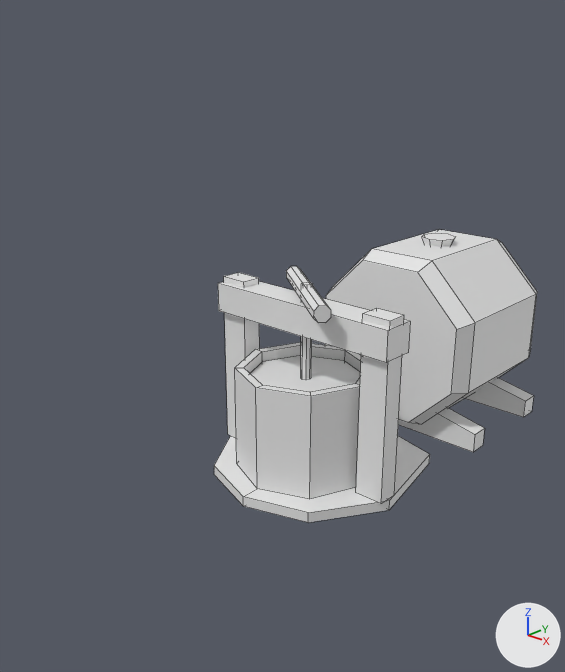
A saved change to the Blender file mods/food/blends/drinks.blend.
Before and after are seen from a 50 mm camera at (2.21, -2.62, 1.43) aimed at (-0.05, -0.19, 0.22). Lighting does not change. The marker at lower right points along +X, +Y and +Z. Mesh edges are drawn as thin lines. Materials are left out; every surface is plain grey.

In view in the first picture: 'Barrel', 'Press'.
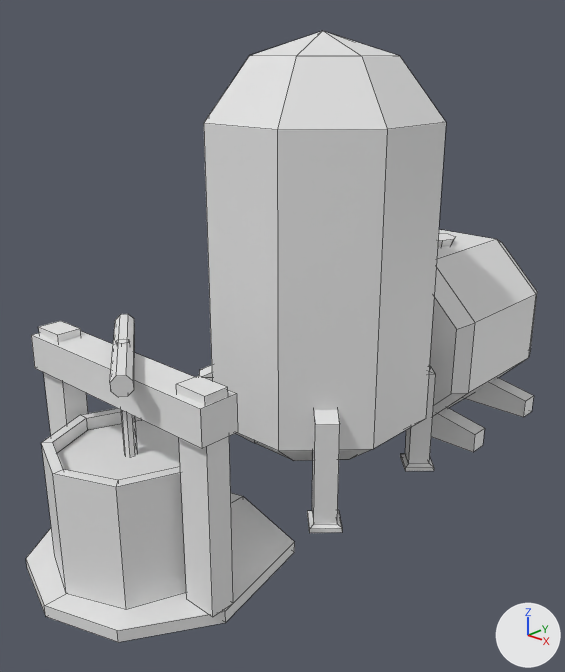
Diff of the bpy script that builds the scene:
```diff
--- a/mods/food/blends/drinks.blend.py
+++ b/mods/food/blends/drinks.blend.py
@@ me_sphere_001 @@
+me_sphere_001.from_pydata(...)  # 114 vertices, 104 faces; spans x -0.48..0.48, y -0.48..0.48, z -0.5..1.5
@@ ob_press @@
 ob_press = bpy.data.objects.new('Press', me_cube_001)
-ob_press.location = (0.0, 0.0, 0.0)
+ob_press.location = (0.0, -1.0, 0.0)
 ob_press.rotation_euler = (0.0, 0.0, 1.571)  # degrees (0, 0, 90)
@@ ob_sphere @@
+ob_sphere = bpy.data.objects.new('Sphere', me_sphere_001)
+ob_sphere.location = (0.0, 0.0, 0.0)
```

Boxes [x1, y1, x2, y2] around the edits, measured in the pictures (565 x 672 px):
'Press', moved
    before: [214, 266, 430, 522]
    after: [26, 314, 295, 642]
'Sphere', added
    after: [199, 31, 446, 533]
